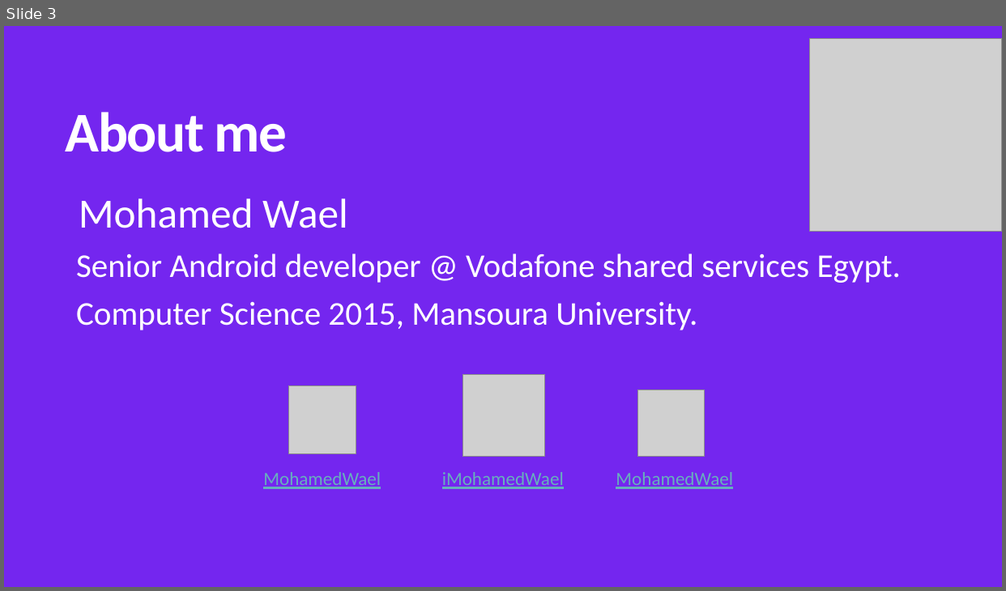
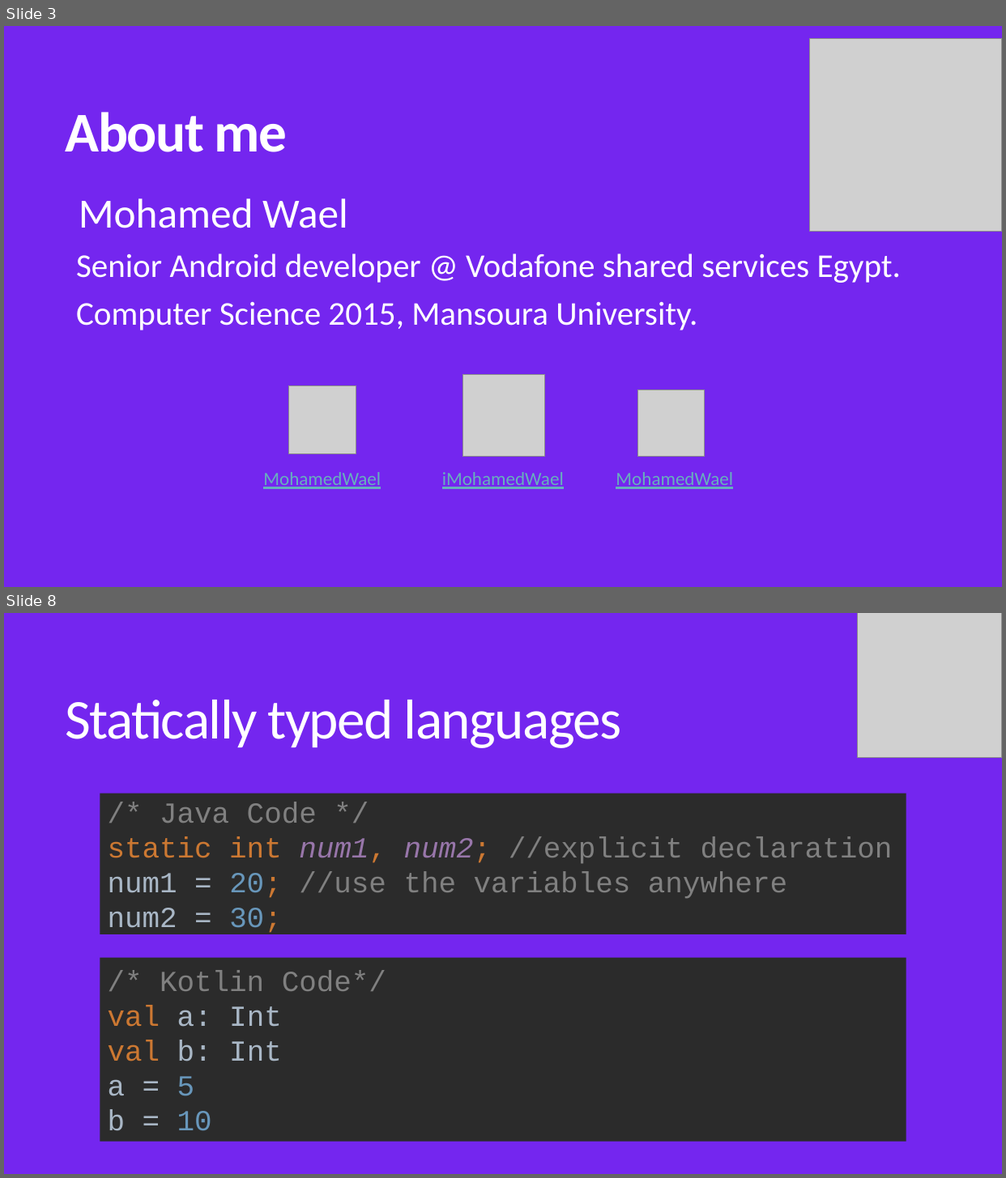
Before and after one commit to MohamedWael/Kotlin-crash-course, a slide deck: kotlin_intro.pptx. Shown one above the other, each under a label of ours: slide 3 before the commit, slides 3 and 8 after it; the slides between them are not shown. The pictures are 1006x591 and 1006x1178 pixels, drawn with LibreOffice and Linux fonts; fonts in the diff are those of the drawing; grey boxes stand for pictures. Boxes give left, top, right and bottom in pixels: in the first picture for what was removed or moved away, otherwise in the second. Text is boxed around its words. In the diff, an @@ line names an element or a change of style, - is before the commit and + after.

```diff
--- a/kotlin_intro.pptx
+++ b/kotlin_intro.pptx
@@ slide 8 added at bbox=[4, 613, 1002, 1174], background #7426EF @@
@@ picture added at bbox=[858, 613, 1002, 757] @@
@@ title added at bbox=[66, 700, 622, 748], 54 pt, text #FFFFFF @@
+Statically typed languages
@@ text added at bbox=[100, 790, 906, 939], fill #2B2B2B, 28 pt, text #808080 @@
+/* Java Code */
+static int num1, num2; //explicit declaration
+num1 = 20; //use the variables anywhere
+num2 = 30;
@@ rectangle added at bbox=[100, 958, 906, 1142], fill #2B2B2B, 28 pt, text #808080 @@
+/* Kotlin Code*/
+val a: Int
+val b: Int
+a = 5
+b = 10
```
Also in this commit, not shown: 2 slides changed, 17 other slides added, 1 slide removed, 4 other files.
